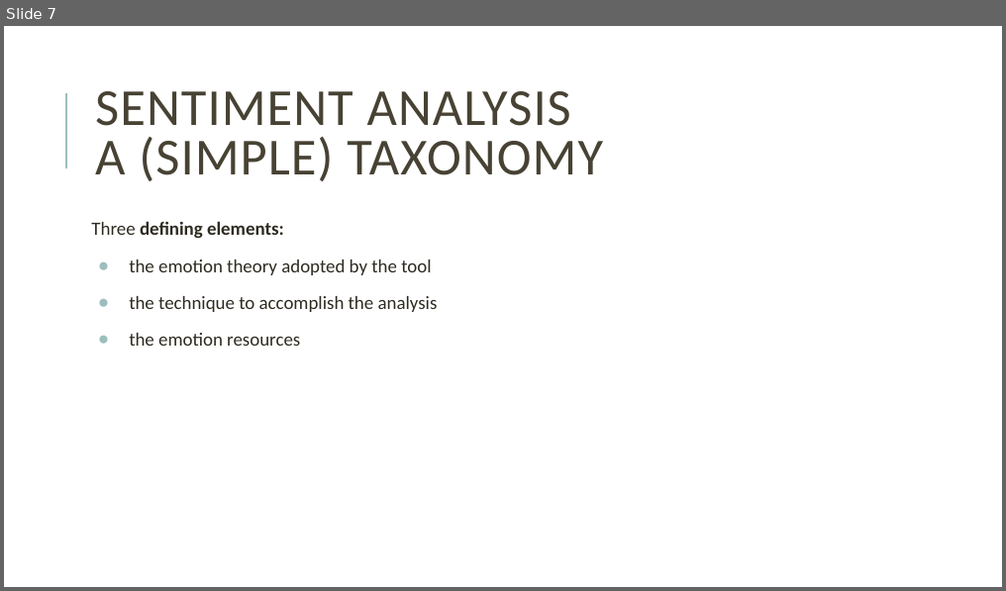
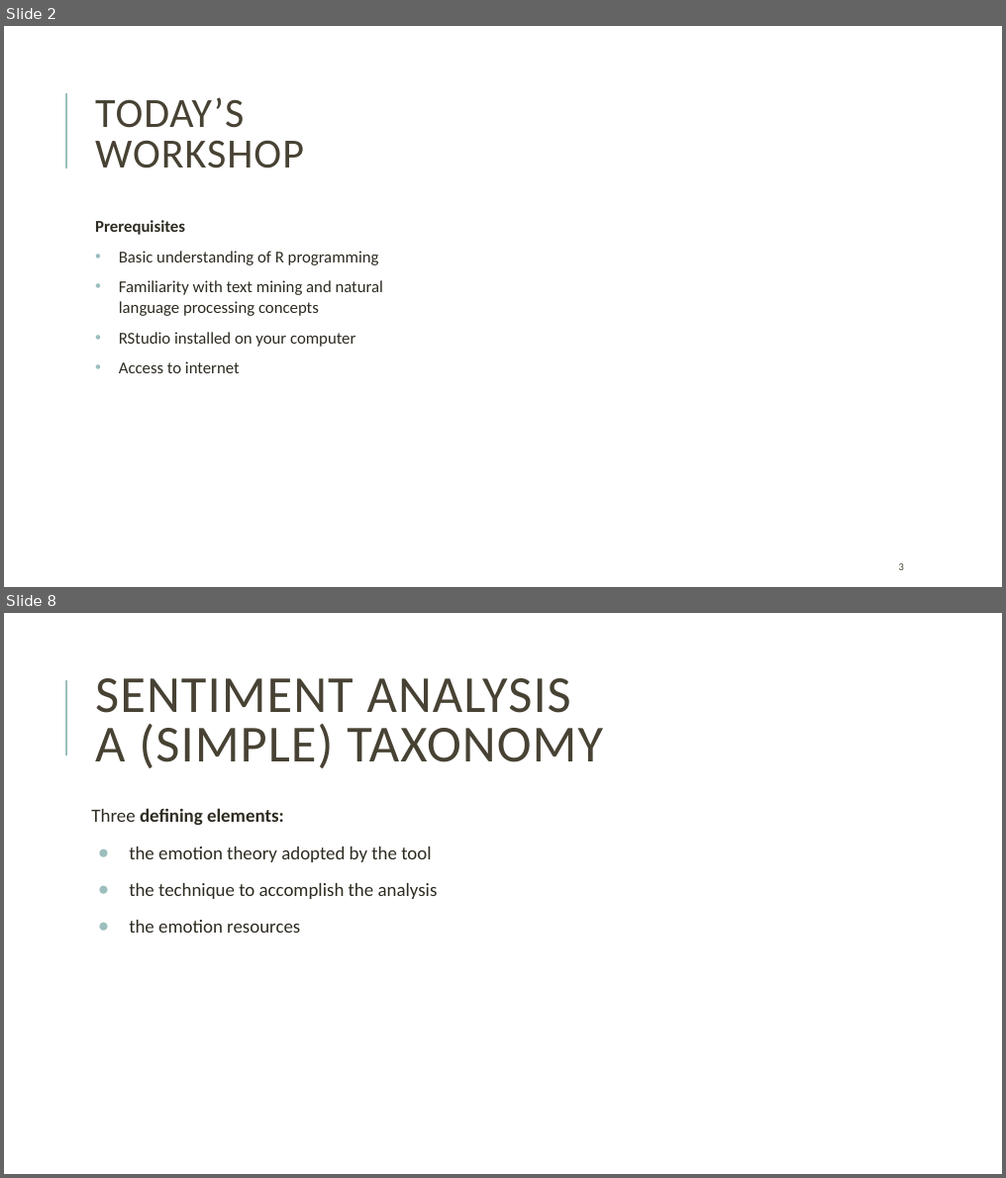
Before and after one commit to giuliagrisot/Sentiment_Analysis_CDH_2023-24, a slide deck: SA.pptx. Shown one above the other, each under a label of ours: slide 7 before the commit, slides 2 and 8 after it; the slides between them are not shown. The pictures are 1006x591 and 1006x1178 pixels, drawn with LibreOffice and Linux fonts; fonts in the diff are those of the drawing. Boxes give left, top, right and bottom in pixels: in the first picture for what was removed or moved away, otherwise in the second. Text is boxed around its words. In the diff, an @@ line names an element or a change of style, - is before the commit and + after.

```diff
--- a/SA.pptx
+++ b/SA.pptx
@@ slide 2 added at [4, 26, 1002, 587], background #FFFFFF; not listed: 1 template element that a slide beside it also shows @@
@@ title added at [95, 97, 304, 169], 40 pt, text #474233 @@
+TODAY’S WORKSHOP
@@ text added at [95, 220, 383, 373], 16 pt, text #2E2B21 @@
+Prerequisites
+• Basic understanding of R programming
+• Familiarity with text mining and natural language processing concepts
+• RStudio installed on your computer
+• Access to internet
@@ page number added at [899, 564, 904, 570], 10 pt, text #474233 @@
+3
@@ what was slide 7 is now slide 8 @@
```
Also in this commit, not shown: 3 slides changed, 4 other slides added, 3 slides removed.
